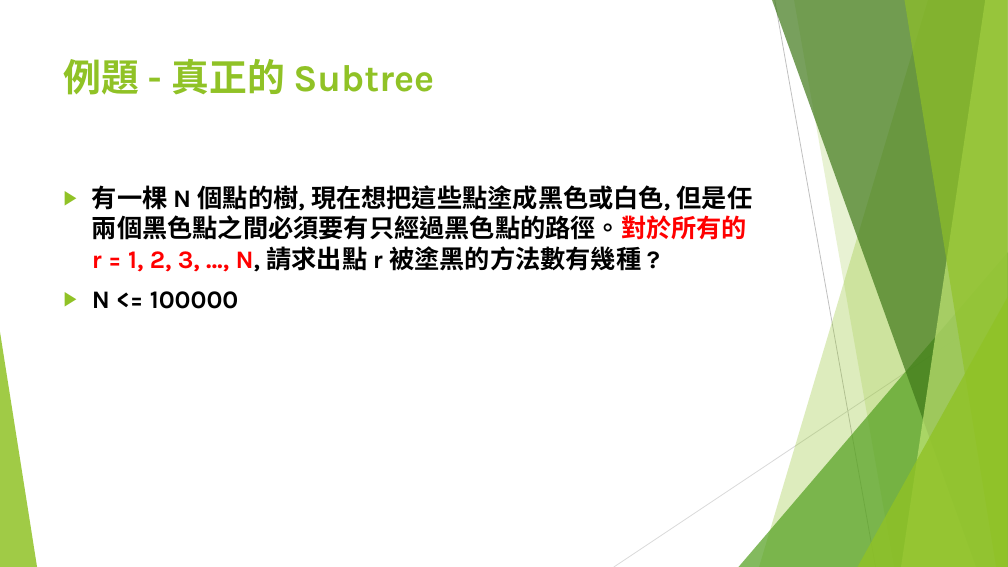
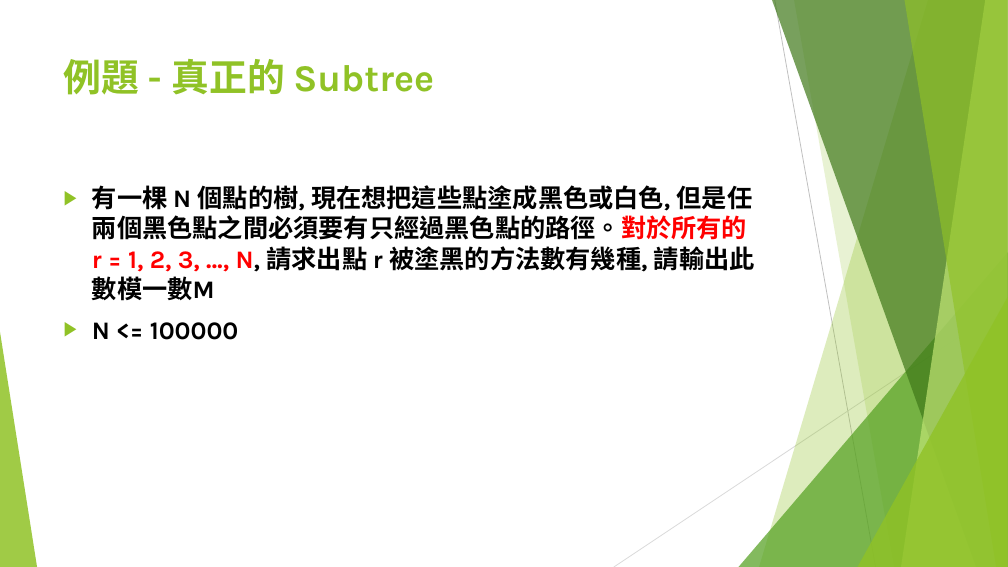
Before and after one commit to S920105123/DP2, a slide deck: slide 54 of presentation/進階動態規劃.pptx (slide 51 before the commit). Drawn at 1008x567 pixels with LibreOffice and Linux fonts; fonts in the diff are those of the drawing. Boxes give left, top, right and bottom in pixels: in the first picture for what was removed or moved away, otherwise in the second. Text is boxed around its words. In the diff, an @@ line names an element or a change of style, - is before the commit and + after.

```diff
--- a/presentation/進階動態規劃.pptx
+++ b/presentation/進階動態規劃.pptx
@@ text at [92, 185, 755, 301]: text changed @@
-▶ 有一棵 N 個點的樹, 現在想把這些點塗成黑色或白色, 但是任兩個黑色點之間必須要有只經過黑色點的路徑。對於所有的 r = 1, 2, 3, …, N, 請求出點 r 被塗黑的方法數有幾種 ?
+▶ 有一棵 N 個點的樹, 現在想把這些點塗成黑色或白色, 但是任兩個黑色點之間必須要有只經過黑色點的路徑。對於所有的 r = 1, 2, 3, …, N, 請求出點 r 被塗黑的方法數有幾種, 請輸出此數模一數M
```
Also in this commit, not shown: 12 other slides changed, 43 slides added.
